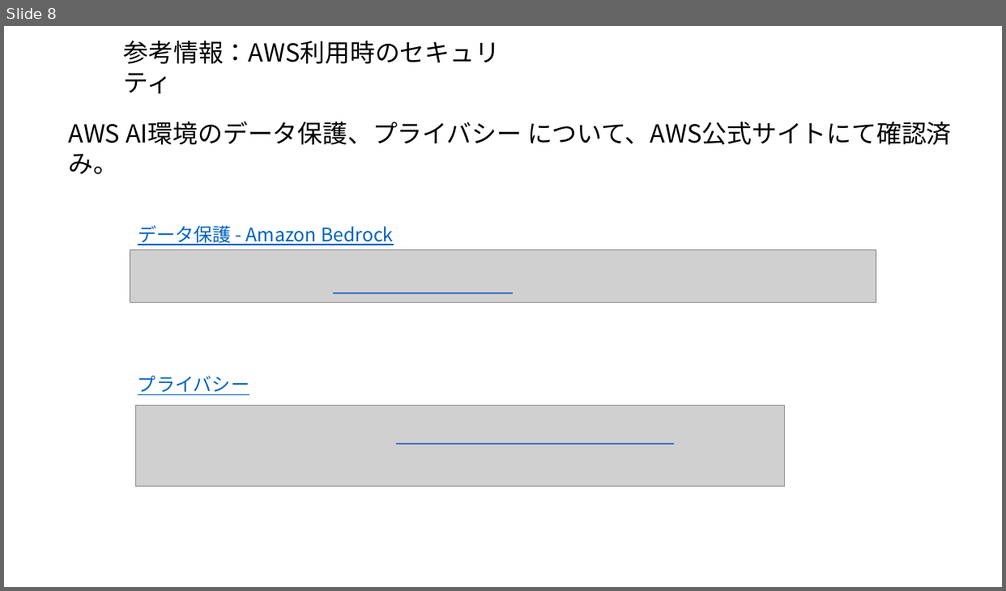
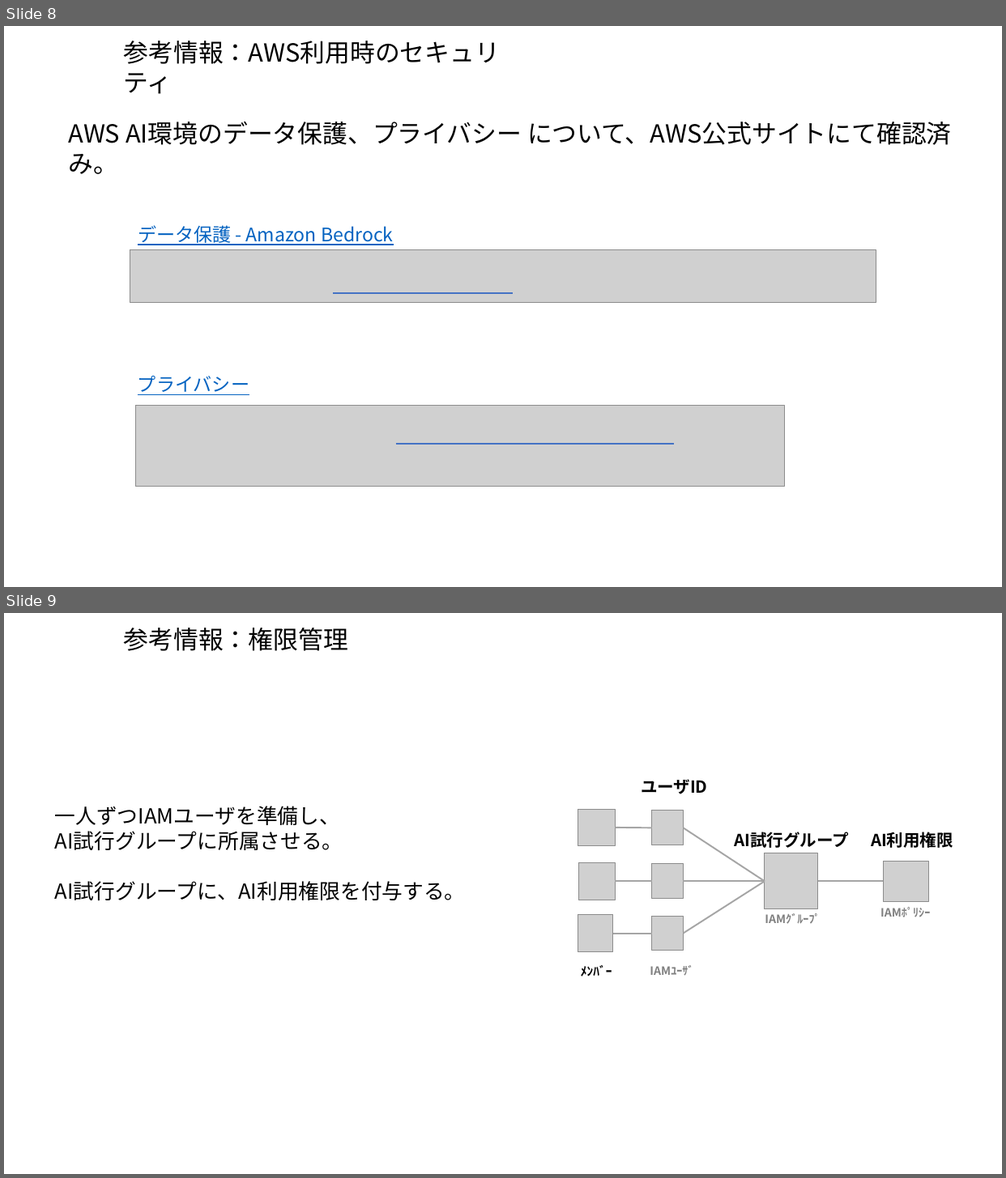
Before and after one commit to kiri0408/tyaga, a slide deck: aws_memo.pptx. Shown one above the other, each under a label of ours: slide 8 before the commit, slides 8 and 9 after it. The pictures are 1006x591 and 1006x1178 pixels, drawn with LibreOffice and Linux fonts; fonts in the diff are those of the drawing; grey boxes stand for pictures. Boxes give left, top, right and bottom in pixels: in the first picture for what was removed or moved away, otherwise in the second. Text is boxed around its words. In the diff, an @@ line names an element or a change of style, - is before the commit and + after.

```diff
--- a/aws_memo.pptx
+++ b/aws_memo.pptx
@@ slide 9 added at [4, 613, 1002, 1174], background #FFFFFF @@
@@ text added at [124, 628, 348, 651], 24 pt, text #000000 @@
+参考情報：権限管理
@@ text added at [641, 779, 707, 794], 16 pt, text #000000, bold @@
+ユーザID
@@ text added at [55, 806, 466, 901], 20 pt, text #000000 @@
+一人ずつIAMユーザを準備し、
+AI試行グループに所属させる。
+AI試行グループに、AI利用権限を付与する。
@@ picture added at [577, 809, 615, 845] @@
@@ line added from (615, 828) to (652, 828), #A5A5A5 1.5 pt @@
@@ picture added at [652, 811, 684, 845] @@
@@ line added from (683, 828) to (765, 882), #A5A5A5 1.5 pt @@
@@ text added at [735, 832, 849, 848], 16 pt, text #000000, bold @@
+AI試行グループ
@@ picture added at [765, 854, 818, 909] @@
@@ text added at [871, 832, 953, 848], 16 pt, text #000000, bold @@
+AI利用権限
@@ picture added at [579, 863, 616, 901] @@
@@ picture added at [652, 864, 684, 898] @@
@@ picture added at [883, 861, 928, 902] @@
@@ line added from (615, 882) to (652, 882), #A5A5A5 1.5 pt @@
@@ line added from (683, 882) to (765, 882), #A5A5A5 1.5 pt @@
@@ line added from (683, 934) to (765, 882), #A5A5A5 1.5 pt @@
@@ line added from (819, 882) to (883, 882), #A5A5A5 1.5 pt @@
@@ picture added at [577, 914, 612, 952] @@
@@ picture added at [652, 916, 684, 951] @@
@@ text added at [765, 914, 820, 924], 11 pt, text #808080, bold @@
+IAMｸﾞﾙｰﾌﾟ
@@ text added at [880, 907, 930, 918], 11 pt, text #808080, bold @@
+IAMﾎﾟﾘｼｰ
@@ line added from (613, 934) to (652, 934), #A5A5A5 1.5 pt @@
@@ text added at [581, 965, 612, 977], 12 pt, text #000000, bold @@
+ﾒﾝﾊﾞｰ
@@ text added at [650, 965, 693, 976], 11 pt, text #808080, bold @@
+IAMﾕｰｻﾞ
```
Also in this commit, not shown: 5 slides changed, 2 other slides added, 1 slide removed.
